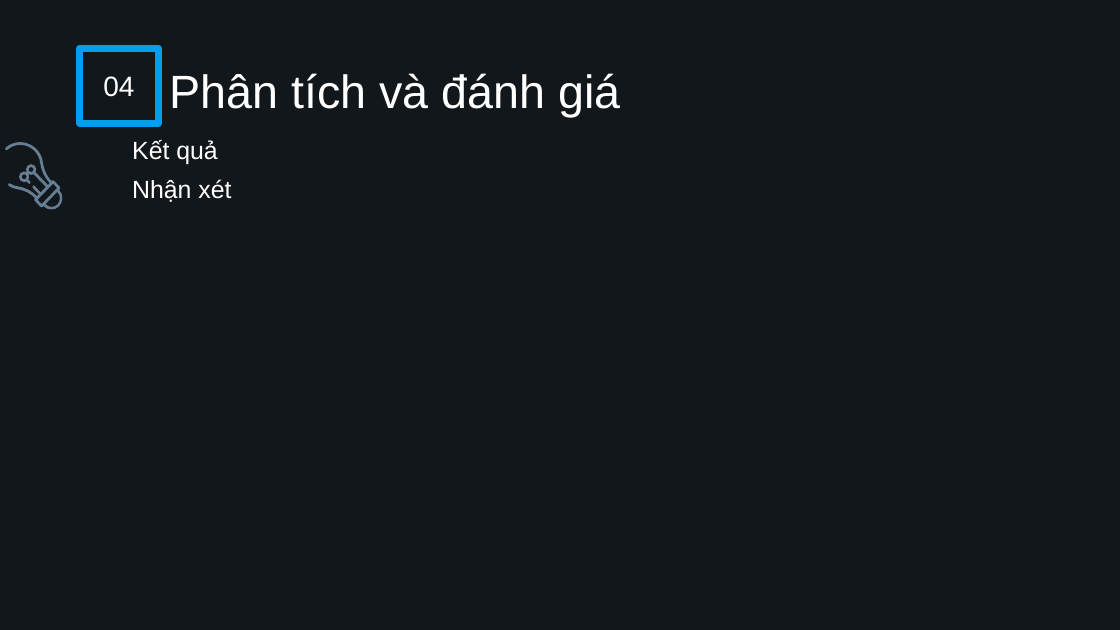
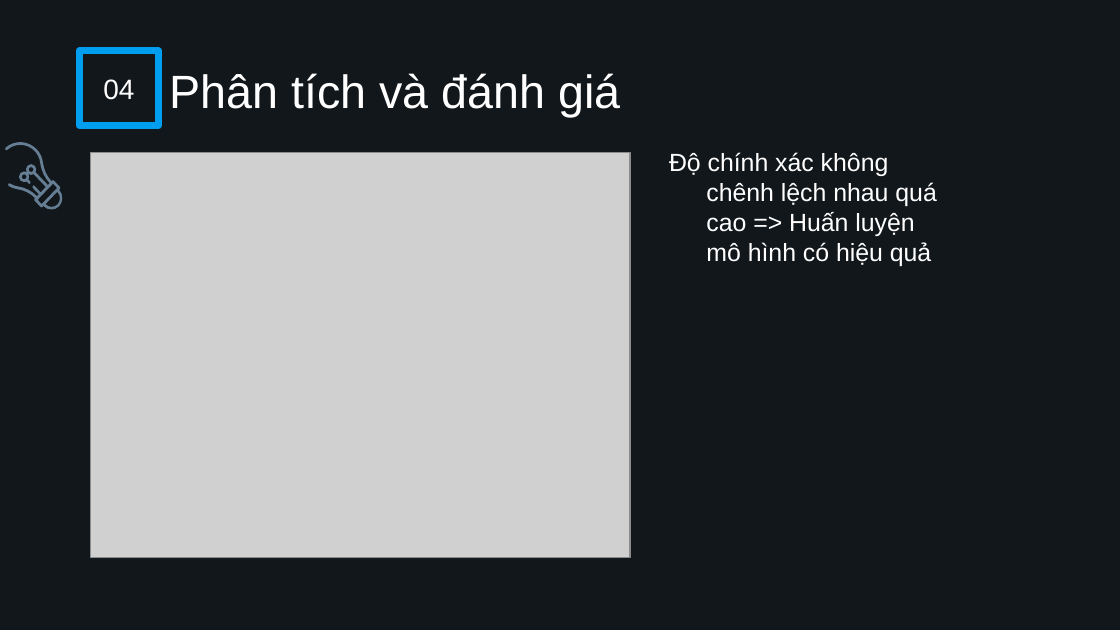
Before and after one commit to Dan3105/FashionMNIST, a slide deck: slide 11 of Slide MNIST FASHION.pptx (slide 9 before the commit). Drawn at 1120x630 pixels with LibreOffice and Linux fonts; fonts in the diff are those of the drawing; grey boxes stand for pictures; background and template pictures are left out. Boxes give left, top, right and bottom in pixels: in the first picture for what was removed or moved away, otherwise in the second. Text is boxed around its words. In the diff, an @@ line names an element or a change of style, - is before the commit and + after.

```diff
--- a/Slide MNIST FASHION.pptx
+++ b/Slide MNIST FASHION.pptx
@@ picture added at <box>91,152,631,557</box> @@
@@ subtitle at <box>669,152,936,266</box>: text changed @@
-Kết quả
-Nhận xét
+Độ chính xác không chênh lệch nhau quá cao => Huấn luyện mô hình có hiệu quả
```
Also in this commit, not shown: 3 other slides changed, 3 slides added, 43 other files.
